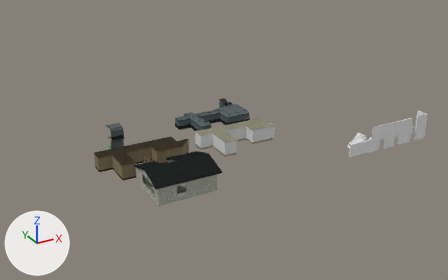
The Blender file project/assets/models/level_parts.blend as it was, and as the next commit left it.
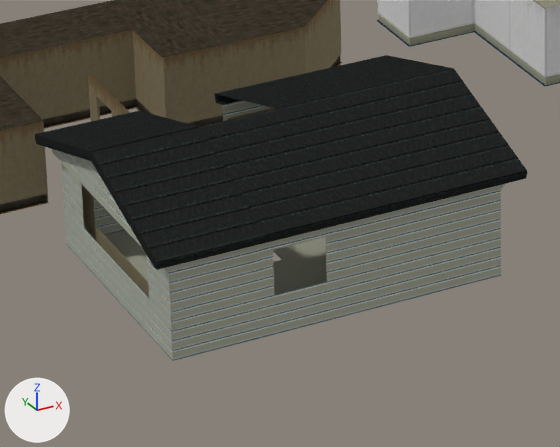
The first picture shows the older version from a 50 mm camera at (-33.7, -32.0, 19.6) aimed at (-11.6, 8.2, -0.5). The close-ups show both versions on the part from 29% to 51% of the width and 50% to 79% of the height of that picture; other places that the commit changed are outside them. Lighting does not change. The marker at lower left points along +X, +Y and +Z.

Names of what the first close-up shows: 'in_house_corridor_corner', 'in_house_corridor_end', 'in_house_corridor_straight', 'in_house_room_corner', 'in_house_room_side', 'in_office_corridor_corner', 'in_office_corridor_deadend', 'tr_door', 'tr_end', 'tr_end_window', 'tr_plain', 'tr_window'.
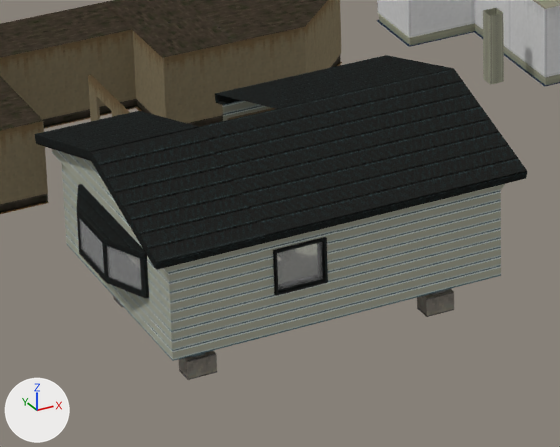
Edits to the bpy script that builds the scene:
```text
Add mat_metal:
    mat_metal = principled_material('metal')
    mat_metal.base_color = (0.419, 0.419, 0.419)  # grey #adadad
    mat_metal.metallic = 1.0
    mat_metal.roughness = 1.0
Add mat_glass:
    mat_glass = principled_material('glass')
    mat_glass.base_color = (0.8, 0.8, 0.8)  # white #e7e7e7
    mat_glass.alpha = 0.2
Change me_tr_end:
    used by ob_tr_end; location = (-17.0, 2.0, 0.0)
    remove me_tr_end.from_pydata(...)  # 50 vertices, 44 faces; spans x -0.5..0.86, y -1.86..1.86, z -0.14..1.88
    add me_tr_end.from_pydata(...)  # 82 vertices, 70 faces; spans x -0.5..0.86, y -1.86..1.86, z -0.75..1.88
    me_tr_end part 1: a new loose piece of 16 vertices spanning x -0.13..0.5, y -1.12..-0.88, z -0.75..-0.14
    add me_tr_end.materials.append(mat_retro_texture_pack)
    add me_tr_end.materials.append(mat_metal)  # grey #adadad
Change me_tr_end_window:
    used by ob_tr_end_window; location = (-20.0, 2.0, 0.0)
    remove me_tr_end_window.from_pydata(...)  # 80 vertices, 66 faces; spans x -0.86..0.5, y -1.86..1.86, z -0.14..1.88
    add me_tr_end_window.from_pydata(...)  # 112 vertices, 92 faces; spans x -0.86..0.5, y -1.86..1.86, z -0.75..1.88
    me_tr_end_window part 2: a new loose piece of 16 vertices spanning x -0.5..0.13, y -1.13..-0.87, z -0.75..-0.14
    add me_tr_end_window.materials.append(mat_retro_texture_pack)
Add me_tr_window1:
    me_tr_window1.from_pydata(...)  # 24 vertices, 18 faces; spans x -0.656..-0.469, y -0.334..0.333, z 0.375..0.958
    # faces by material slot: [2, 16]
    me_tr_window1.materials.append(mat_glass)  # white #e7e7e7
    me_tr_window1.materials.append(mat_concrete_2c)  # picture img_concrete_2c_png
Add me_tr_baywindow:
    me_tr_baywindow.from_pydata(...)  # 116 vertices, 92 faces; spans x -0.92..-0.48, y -1.0..1.0, z 0.37..0.96
    # faces by material slot: [13, 71, 8]
    me_tr_baywindow.materials.append(mat_tile_6d_l)  # picture img_tile_6d_l_png
    me_tr_baywindow.materials.append(mat_concrete_2c)  # picture img_concrete_2c_png
    me_tr_baywindow.materials.append(mat_glass)  # white #e7e7e7
Change ob_p_office_pillar:
    remove ob_p_office_pillar.hide_set(True)
Add ob_tr_window1:
    ob_tr_window1 = bpy.data.objects.new('tr_window1', me_tr_window1)
    ob_tr_window1.location = (-19.0, 1.0, 0.0)
    ob_tr_window1.rotation_euler = (0.0, 0.0, 1.571)  # degrees (0, 0, 90)
Add ob_tr_baywindow:
    ob_tr_baywindow = bpy.data.objects.new('tr_baywindow', me_tr_baywindow)
    ob_tr_baywindow.location = (-20.0, 2.0, 0.0)
```

Location of each change, (x1, y1, x2, y2) in pixels of the close-ups (560 x 447 px):
'tr_end_window', reshaped (8% taller): before (34, 111, 267, 361); after (34, 111, 267, 380)
'tr_end', reshaped (8% taller): before (290, 55, 527, 297); after (290, 55, 527, 317)
'tr_baywindow', added: after (76, 184, 149, 298)
    faces in mat_concrete_2c (picture img_concrete_2c_png): (76, 184, 149, 298)
    faces in mat_glass (white #e7e7e7): (79, 218, 141, 290)
'tr_window1', added: after (273, 237, 328, 296)
    faces in mat_glass (white #e7e7e7): (277, 242, 323, 290)
    faces in mat_concrete_2c (picture img_concrete_2c_png): (273, 237, 328, 296)
'p_office_pillar', shown: after (483, 8, 504, 85)
part 1 of me_tr_end, added: after (417, 289, 454, 317)
part 2 of me_tr_end_window, added: after (179, 351, 217, 380)
'in_house_windowlong', unchanged, covered by the edit: before (81, 184, 149, 297)
